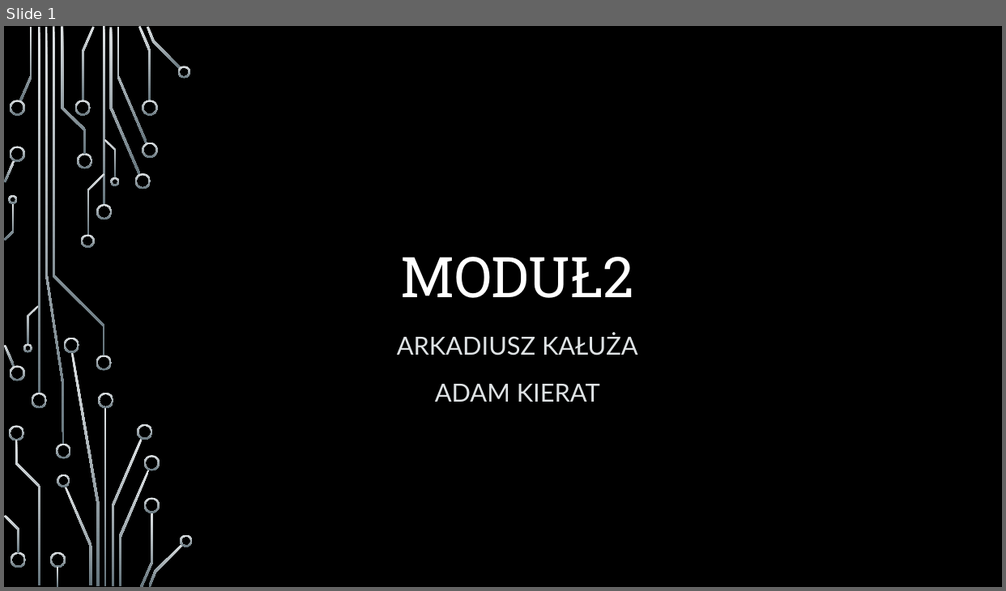
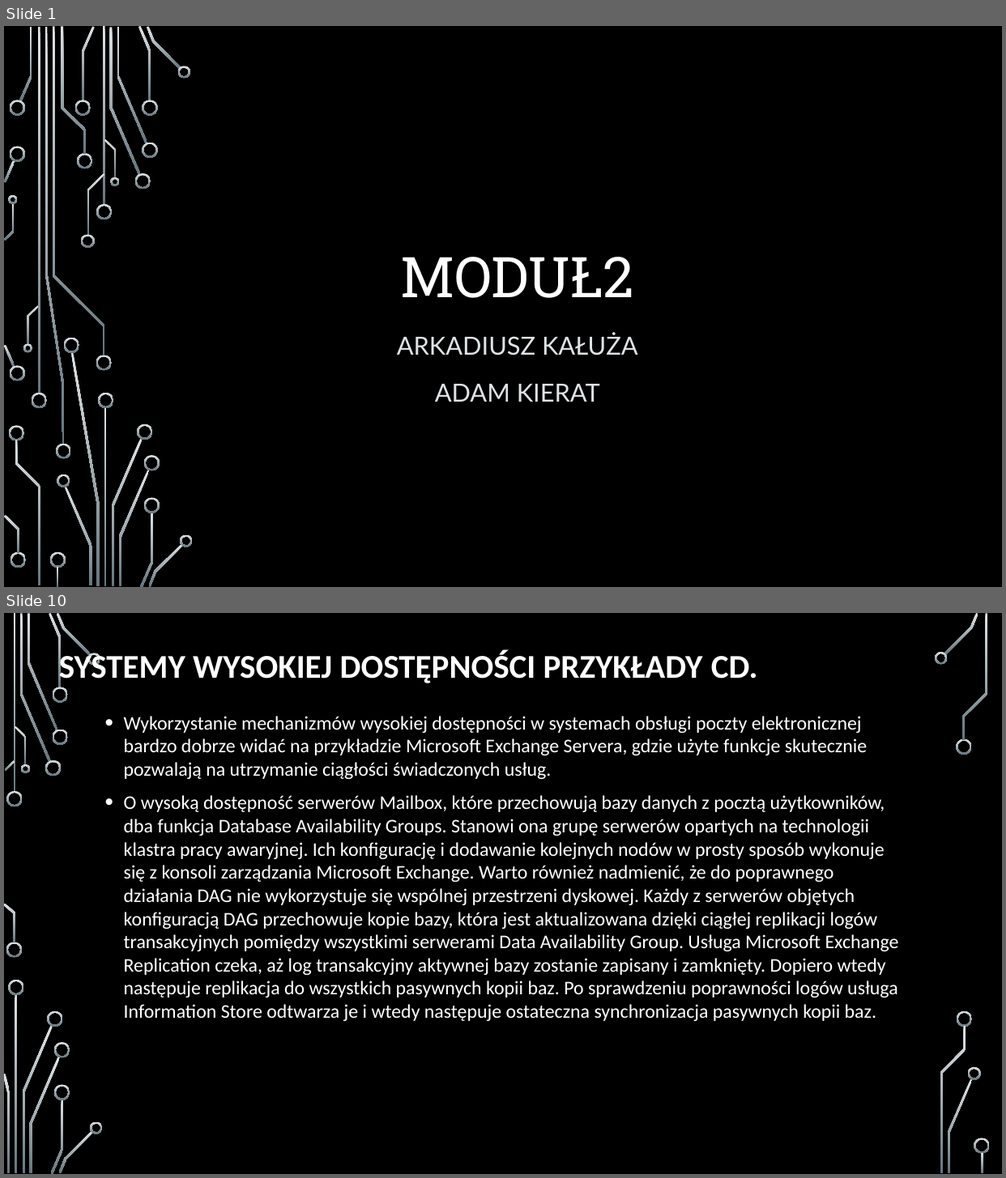
Before and after one commit to arcziko9/ZarzadzanieSystemamiInformatycznymiPOLSL, a slide deck: Projekt2/Adam_Kierat_Arkadiusz_Kałuża_Modul2_prezentacja.pptx. Shown one above the other, each under a label of ours: slide 1 before the commit, slides 1 and 10 after it; the slides between them are not shown. The pictures are 1006x591 and 1006x1178 pixels, drawn with LibreOffice and Linux fonts; fonts in the diff are those of the drawing; background and template pictures are left out. Boxes give left, top, right and bottom in pixels: in the first picture for what was removed or moved away, otherwise in the second. Text is boxed around its words. In the diff, an @@ line names an element or a change of style, - is before the commit and + after.

```diff
--- a/Projekt2/Adam_Kierat_Arkadiusz_Kałuża_Modul2_prezentacja.pptx
+++ b/Projekt2/Adam_Kierat_Arkadiusz_Kałuża_Modul2_prezentacja.pptx
@@ slide 10 added at [4,613,1002,1174], background picture (left out) @@
@@ title added at [59,651,758,687], 32 pt, text #FFFFFF, bold @@
+SYSTEMY WYSOKIEJ DOSTĘPNOŚCI PRZYKŁADY CD.
@@ text added at [124,716,899,1021], 18.6 pt, text #FFFFFF @@
+• Wykorzystanie mechanizmów wysokiej dostępności w systemach obsługi poczty elektronicznej bardzo dobrze widać na przykładzie Microsoft Exchange Servera, gdzie użyte funkcje skutecznie pozwalają na utrzymanie ciągłości świadczonych usług.
+• O wysoką dostępność serwerów Mailbox, które przechowują bazy danych z pocztą użytkowników, dba funkcja Database Availability Groups. Stanowi ona grupę serwerów opartych na technologii klastra pracy awaryjnej. Ich konfigurację i dodawanie kolejnych nodów w prosty sposób wykonuje się z konsoli zarządzania Microsoft Exchange. Warto również nadmienić, że do poprawnego działania DAG nie wykorzystuje się wspólnej przestrzeni dyskowej. Każdy z serwerów objętych konfiguracją DAG przechowuje kopie bazy, która jest aktualizowana dzięki ciągłej replikacji logów transakcyjnych pomiędzy wszystkimi serwerami Data Availability Group. Usługa Microsoft Exchange Replication czeka, aż log transakcyjny aktywnej bazy zostanie zapisany i zamknięty. Dopiero wtedy następuje replikacja do wszystkich pasywnych kopii baz. Po sprawdzeniu poprawności logów usługa Information Store odtwarza je i wtedy następuje ostateczna synchronizacja pasywnych kopii baz.
@@ group added at [4,613,990,1174]: 33 freeform shapes, 3 rectangles @@
```
Also in this commit, not shown: 1 slide changed, 13 other slides added, 4 other files.
